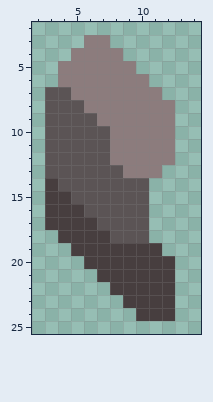
Pixel-art sprite: assets/sprites/unit/id1-strike/strike-weapon.png. Above is the file before it was changed.
The file is 16x28 pixels. Shown: x 2..14, y 2..25.
Once edited:
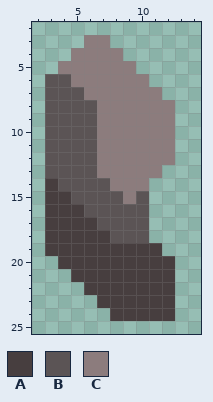
Palette (. is transparent): A #473e3f  B #5b5455  C #8c7c7d
Change:
Colour A is added in row 18 at x 3; in row 19 at x 3 to 4; in row 20 at x 4 to 5; in row 21 at x 5 to 6; in row 22 at x 6 to 7; in row 23 at x 7 to 8.
Colour A is added in row 24 at x 8 to 9.
Colour B is added in row 6 at x 3.
Colour B replaces colour C in row 6 at x 4; in row 7 at x 5; in row 8 at x 6.
Colour C replaces colour B in rows 10 to 12 at x 7; in row 13 at x 7 to 8; in row 14 at x 8 to 10; in row 15 at x 9.
Pixel boxes of the changes (left, top, right, bottom) in both pictures:
changed: (45, 74, 149, 204)
added: (45, 230, 136, 321)
